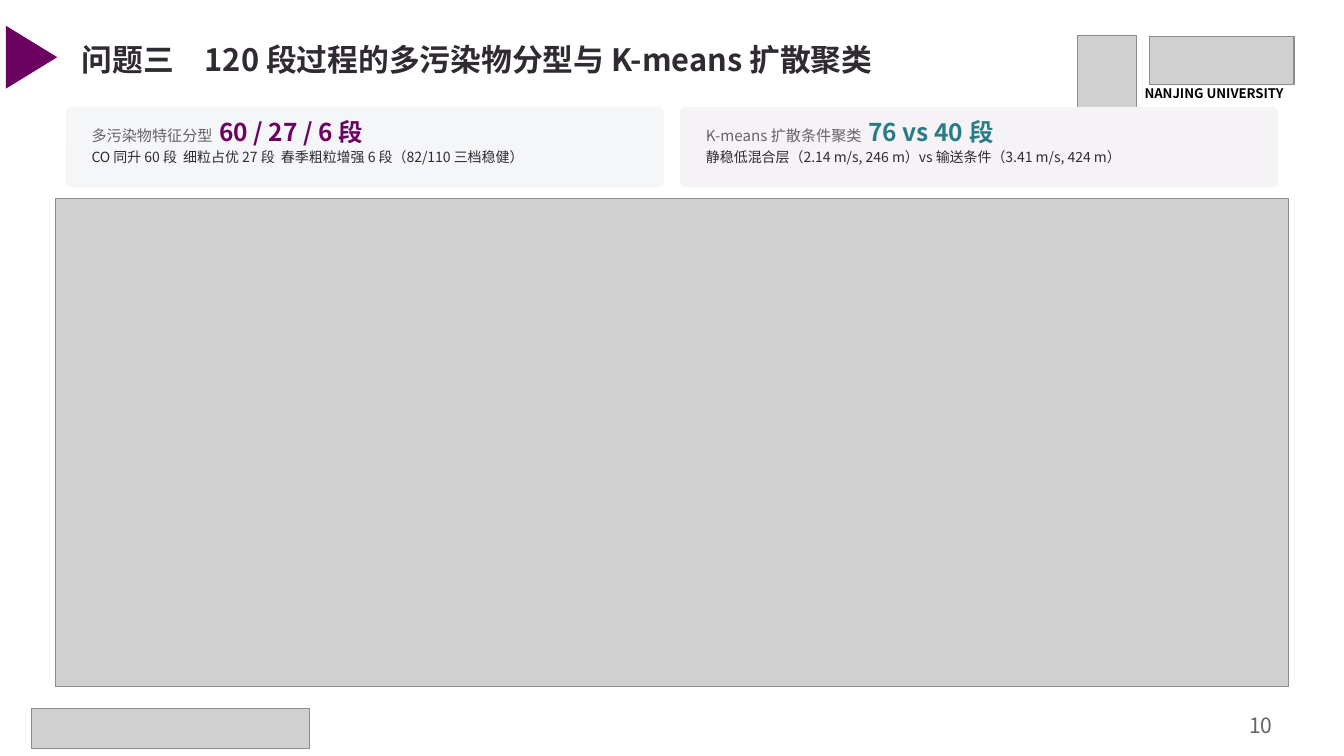
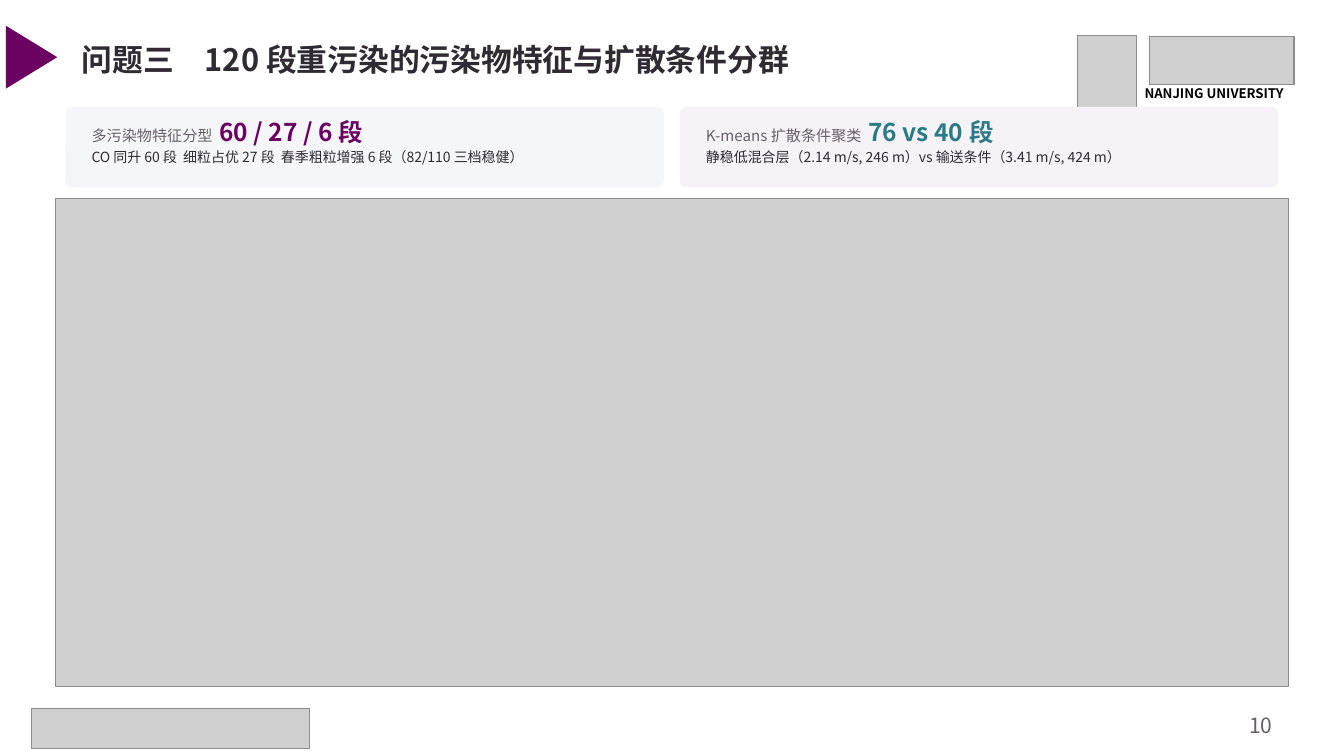
Before and after one commit to gxm-nju/china-air-pollution, a slide deck: slide 10 of docs/课堂展示.pptx. Drawn at 1344x756 pixels with LibreOffice and Linux fonts; fonts in the diff are those of the drawing; grey boxes stand for pictures. Boxes give left, top, right and bottom in pixels: in the first picture for what was removed or moved away, otherwise in the second. Text is boxed around its words. In the diff, an @@ line names an element or a change of style, - is before the commit and + after.

```diff
--- a/docs/课堂展示.pptx
+++ b/docs/课堂展示.pptx
@@ text at <box>82,44,789,74</box>: text changed @@
-问题三 120 段过程的多污染物分型与 K-means 扩散聚类
+问题三 120 段重污染的污染物特征与扩散条件分群
```
Also in this commit, not shown: 8 other slides changed, 1 other file.
